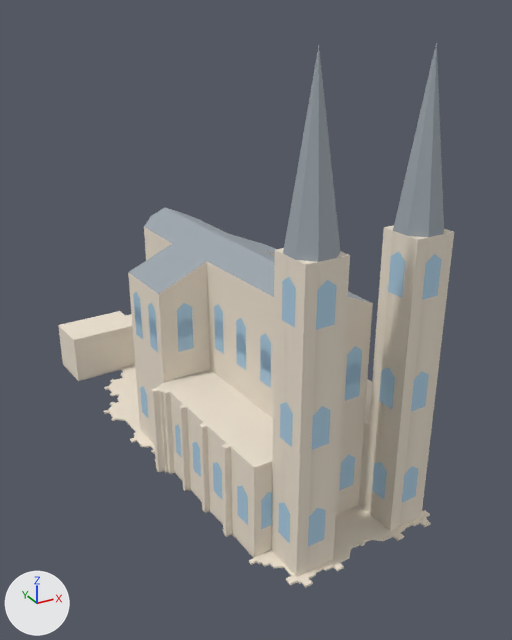
The glTF model collection/saint-jean-baptiste-de-belleville/low.glb: old version first, new version second.
Both versions are drawn from a camera (50 mm lens) standing at (-41.6, -86.2, 59.8) and looking at (2.4, -6.1, 19.8). Every picture has the same lights, and +X, +Y and +Z are marked at lower left. The first picture is the older version.

Script lines for the objects in view, before the commit:
```python
mat_window = principled_material('window')
mat_window.base_color = (0.371, 0.552, 0.694)  # blue #a4c4d9
mat_window.roughness = 0.65
mat_window.emission_color = (0.0297, 0.0442, 0.0555)  # dark blue #303b43
mat_window.emission_strength = 1.0
me_osm_outline_foundation = bpy.data.meshes.new('OSM outline foundation')
me_osm_outline_foundation.from_pydata(...)  # 608 vertices, 1174 faces; spans x -16.6..15.4, y -35.1..34.8, z 0.0..38.0
me_osm_outline_foundation.materials.append(mat_stone)  # pale yellow #efe4d3
me_supported_windows = bpy.data.meshes.new('Supported windows')
me_supported_windows.from_pydata(...)  # 625 vertices, 375 faces; spans x -11.9..14.4, y -33.4..17.6, z 4.0..36.0
me_supported_windows.materials.append(mat_window)  # blue #a4c4d9
me_way_278602939_roof = bpy.data.meshes.new('way/278602939 roof')
me_way_278602939_roof.from_pydata(...)  # 34 vertices, 30 faces; spans x -12.0..12.3, y -33.4..17.7, z 26.0..57.0
me_way_278602939_roof.materials.append(mat_roof)  # grey #9da6ad
ob_roof = bpy.data.objects.new('roof', me_way_278602939_roof)
ob_roof.location = (0.0, 0.0, 0.0)
ob_stone = bpy.data.objects.new('stone', me_osm_outline_foundation)
ob_stone.location = (0.0, 0.0, 0.0)
ob_window = bpy.data.objects.new('window', me_supported_windows)
ob_window.location = (0.0, 0.0, 0.0)
```
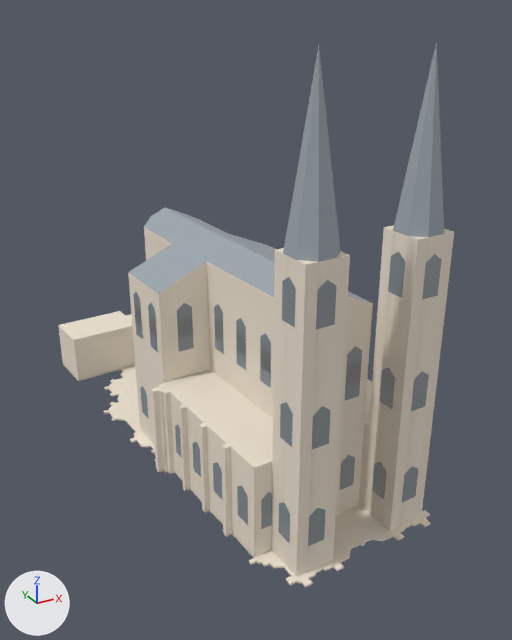
Pixel boxes [x1, y1, x2, y2] of what changed, in the pictures (512 x 640 px):
'window', recoloured
    both: [133, 251, 441, 546]

The change, as a diff of the scene's bpy script:
```diff
--- a/collection/saint-jean-baptiste-de-belleville/low.glb.py
+++ b/collection/saint-jean-baptiste-de-belleville/low.glb.py
@@ mat_window @@
 mat_window = principled_material('window')
-mat_window.base_color = (0.371, 0.552, 0.694)  # blue #a4c4d9
+mat_window.base_color = (0.127, 0.191, 0.254)  # blue #64798a
 mat_window.roughness = 0.65
```
